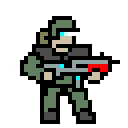
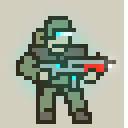
Revision of a layered w=128, h=128 image; what changed, layer by layer:
added layer "Layer #10" (35%) above "Layer #9" over [96, 48, 124, 80]
added layer "Layer #9" (15%) above "Layer #7" over [20, 0, 116, 116]
added layer "Layer #7" (screen, 36%) above "Layer #4" over [0, 0, 124, 128]
painted on "Layer #4" over [8, 16, 120, 124]
painted on "Layer #5" over [20, 20, 116, 124]
added layer "Layer #11" (24%) above "Layer #8" over [0, 20, 116, 116]
